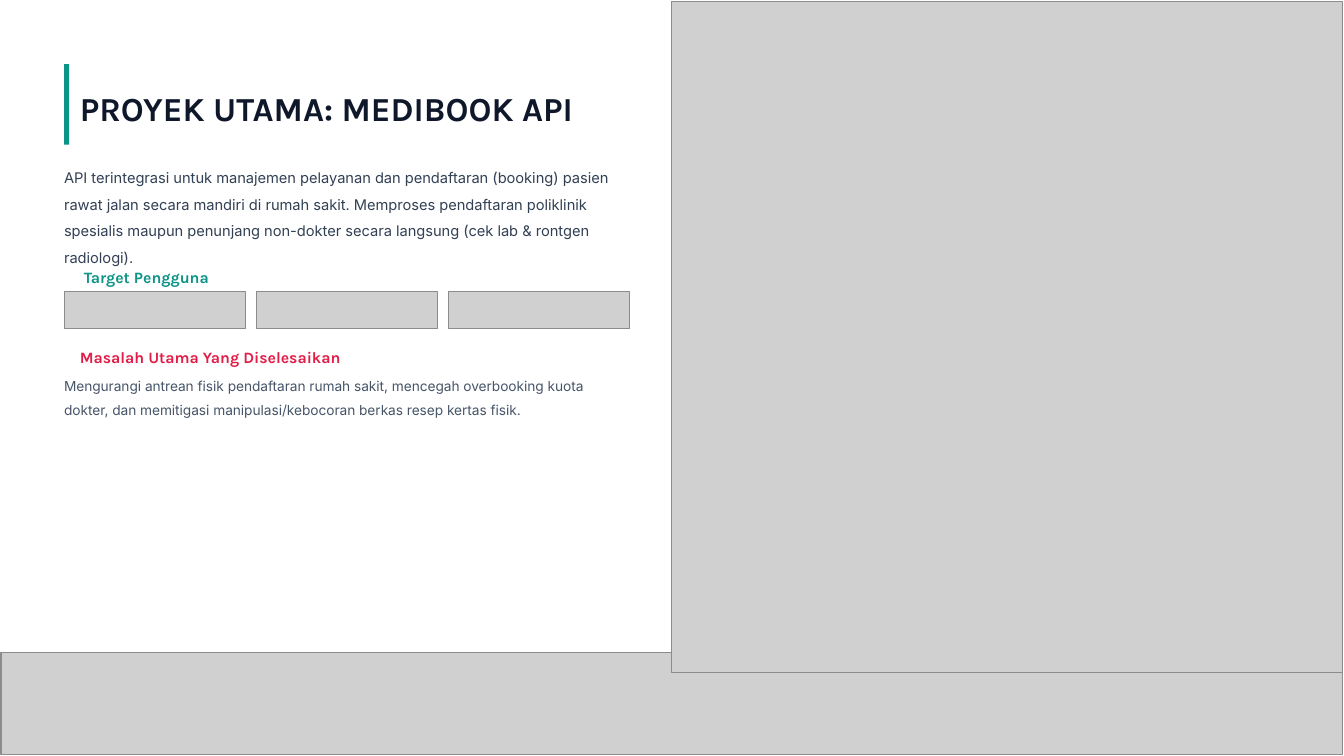
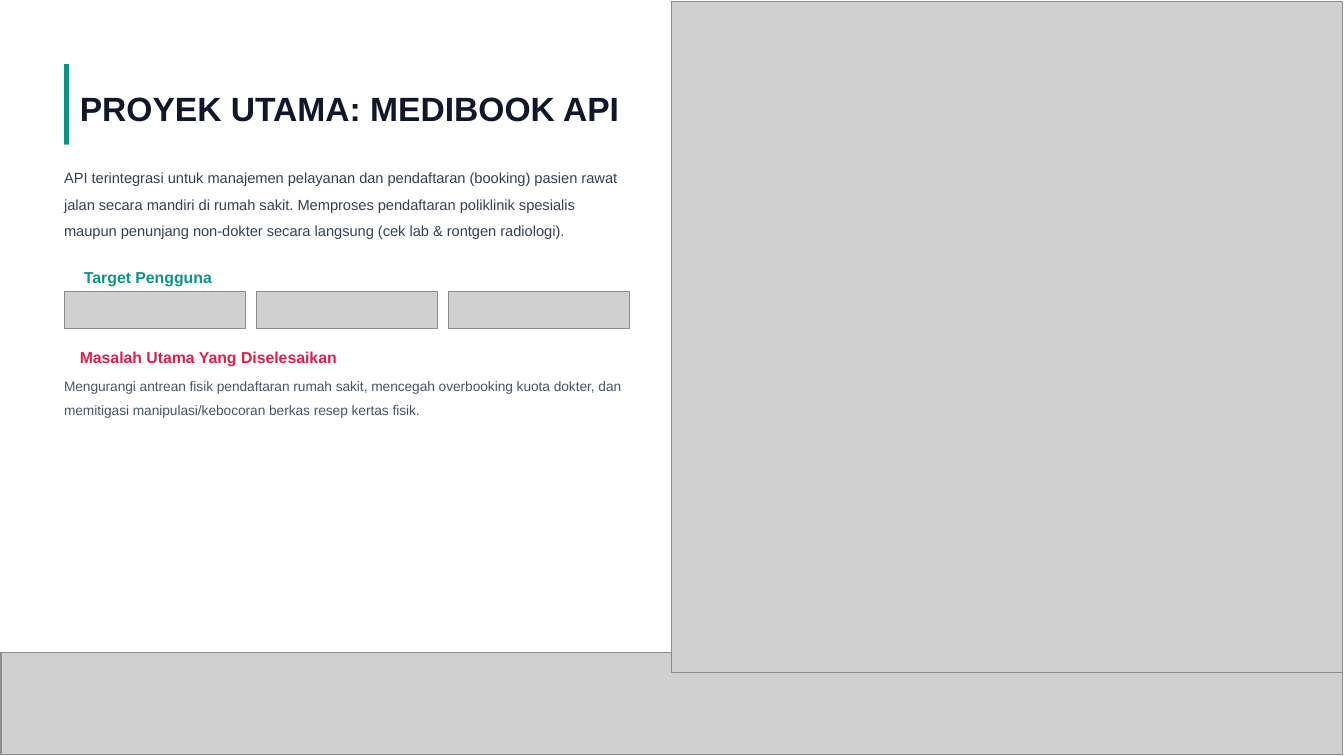
Before and after one commit to reesdev/MediBookAPI, a slide deck: slide 4 of MediBook API Presentation.pptx. Drawn at 1344x756 pixels with LibreOffice and Linux fonts; fonts in the diff are those of the drawing; grey boxes stand for pictures; background and template pictures are left out. Boxes give left, top, right and bottom in pixels: in the first picture for what was removed or moved away, otherwise in the second. Text is boxed around its words. In the diff, an @@ line names an element or a change of style, - is before the commit and + after.

```diff
--- a/MediBook API Presentation.pptx
+++ b/MediBook API Presentation.pptx
@@ font Karla to Arial in 3 elements at (x1=84, y1=272, x2=211, y2=287), (x1=80, y1=351, x2=337, y2=367), (x1=80, y1=97, x2=619, y2=122) @@
@@ text "API terintegrasi untuk manajemen pelayanan ..." at (x1=64, y1=172, x2=617, y2=239): font Inter to Arial @@
@@ text "Mengurangi antrean fisik pendaftaran rumah ..." at (x1=64, y1=381, x2=621, y2=418): font Inter to Arial @@
```
Also in this commit, not shown: 9 other slides changed, 4 slides added, 1 slide removed.
